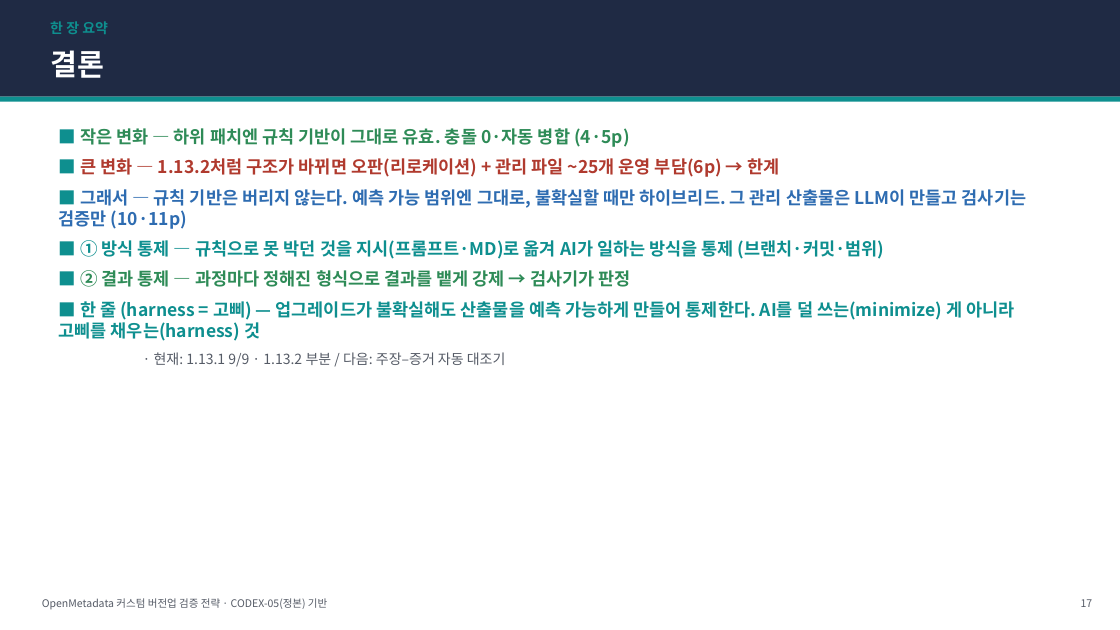
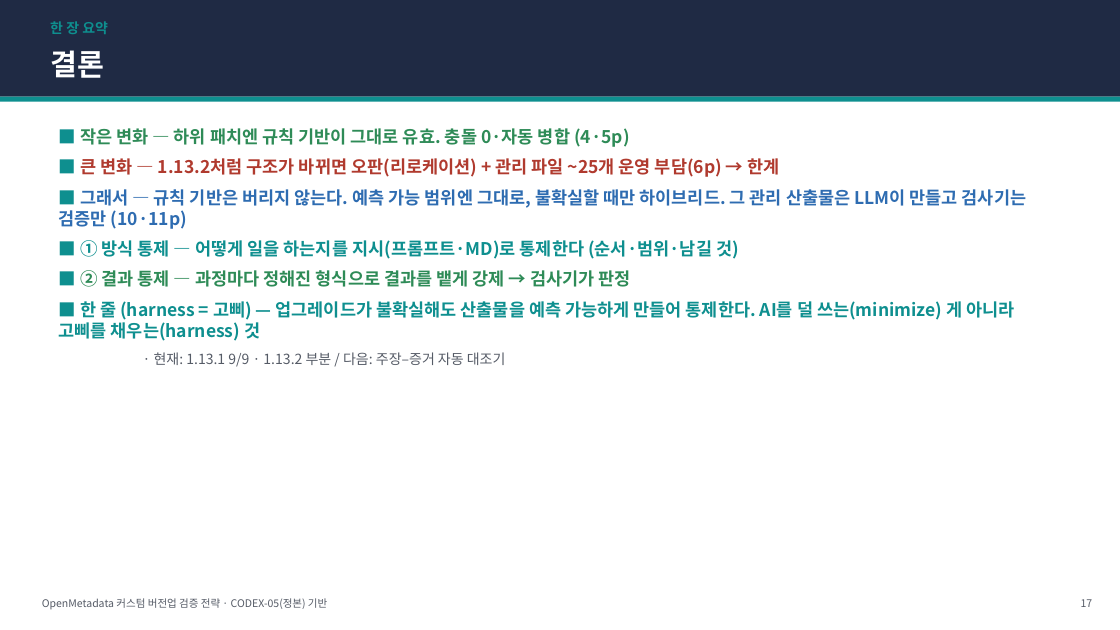
Before and after one commit to easyseop/openmetadata-lab-docs, a slide deck: slide 17 of docs/CODEX-05-전략발표.pptx. Drawn at 1120x630 pixels with LibreOffice and Linux fonts; fonts in the diff are those of the drawing. Boxes give left, top, right and bottom in pixels: in the first picture for what was removed or moved away, otherwise in the second. Text is boxed around its words. In the diff, an @@ line names an element or a change of style, - is before the commit and + after.

```diff
--- a/docs/CODEX-05-전략발표.pptx
+++ b/docs/CODEX-05-전략발표.pptx
@@ text at bbox=[80, 240, 739, 259]: text changed @@
-■ ① 방식 통제 — 규칙으로 못 박던 것을 지시(프롬프트·MD)로 옮겨 AI가 일하는 방식을 통제 (브랜치·커밋·범위)
+■ ① 방식 통제 — 어떻게 일을 하는지를 지시(프롬프트·MD)로 통제한다 (순서·범위·남길 것)
```
Also in this commit, not shown: 2 other slides changed, 2 other files.
